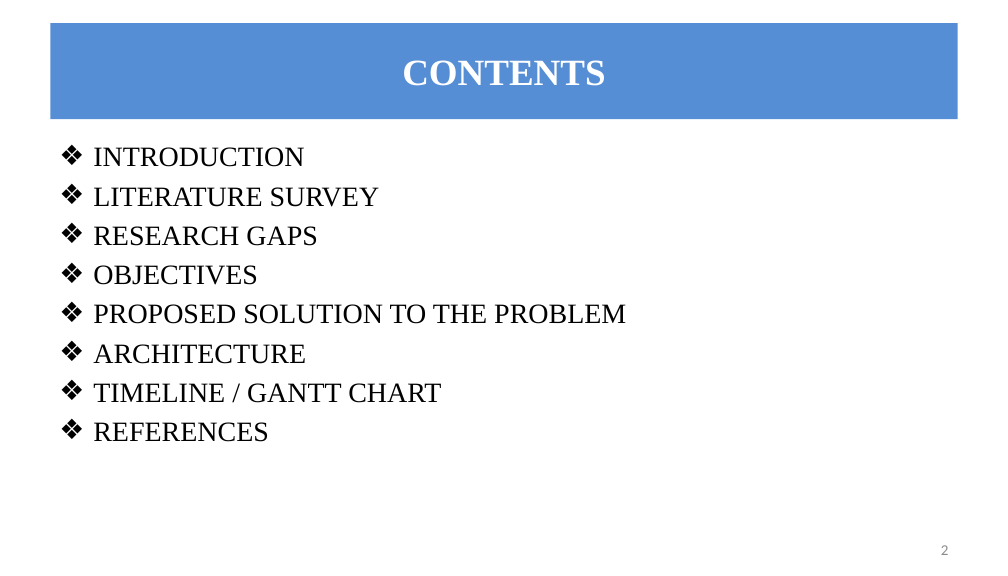
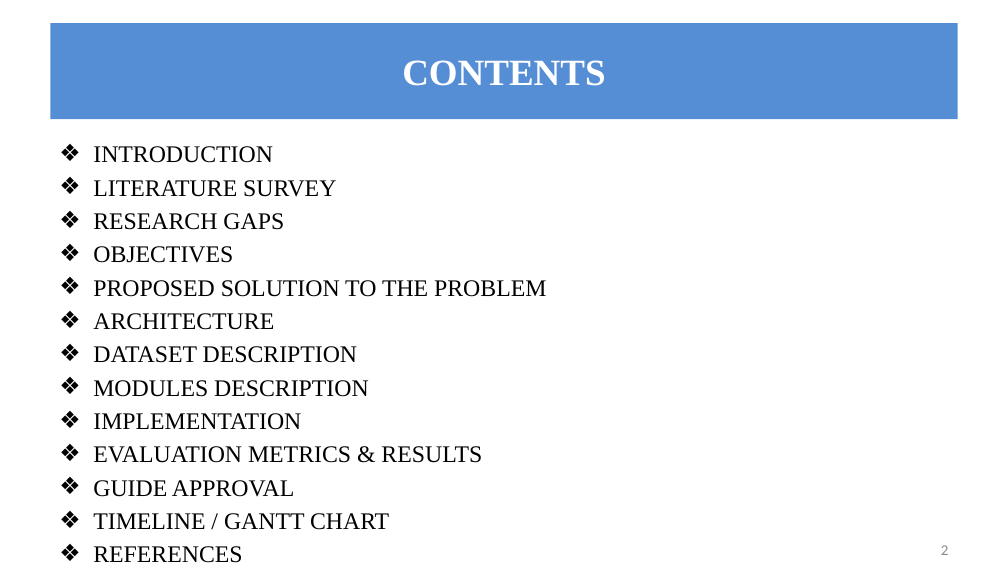
Before and after one commit to An-Avenger/CEREBRO---X, a slide deck: slide 2 of 25MCS1018 ARYAN SHARMA CEREBRO-X REVIEW 2 PPT.pptx. Drawn at 1008x576 pixels with LibreOffice and Linux fonts; fonts in the diff are those of the drawing. Boxes give left, top, right and bottom in pixels: in the first picture for what was removed or moved away, otherwise in the second. Text is boxed around its words. In the diff, an @@ line names an element or a change of style, - is before the commit and + after.

```diff
--- a/25MCS1018 ARYAN SHARMA CEREBRO-X REVIEW 2 PPT.pptx
+++ b/25MCS1018 ARYAN SHARMA CEREBRO-X REVIEW 2 PPT.pptx
@@ text at [93,146,546,563]: size 28 to 23.8 pt in "INTRODUCTION", "LITERATURE SURVEY", "RESEARCH GAPS", "OBJECTIVES" and 4 more places @@
@@ text at [93,346,482,497]: paragraphs added @@
+❖ DATASET DESCRIPTION
+❖ MODULES DESCRIPTION
+❖ IMPLEMENTATION
+❖ EVALUATION METRICS & RESULTS
+❖ GUIDE APPROVAL
```
Also in this commit, not shown: 2 other slides changed, 5 slides added, 17 other files.
